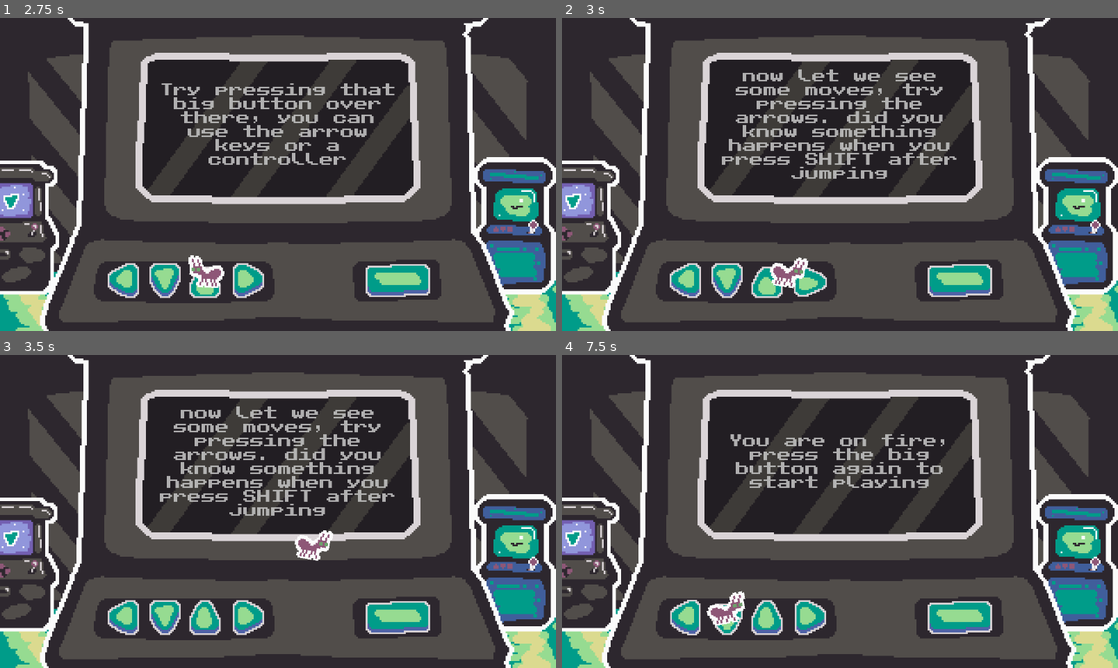
Above: before the commit, frames 1-4 (two rows, left to right).
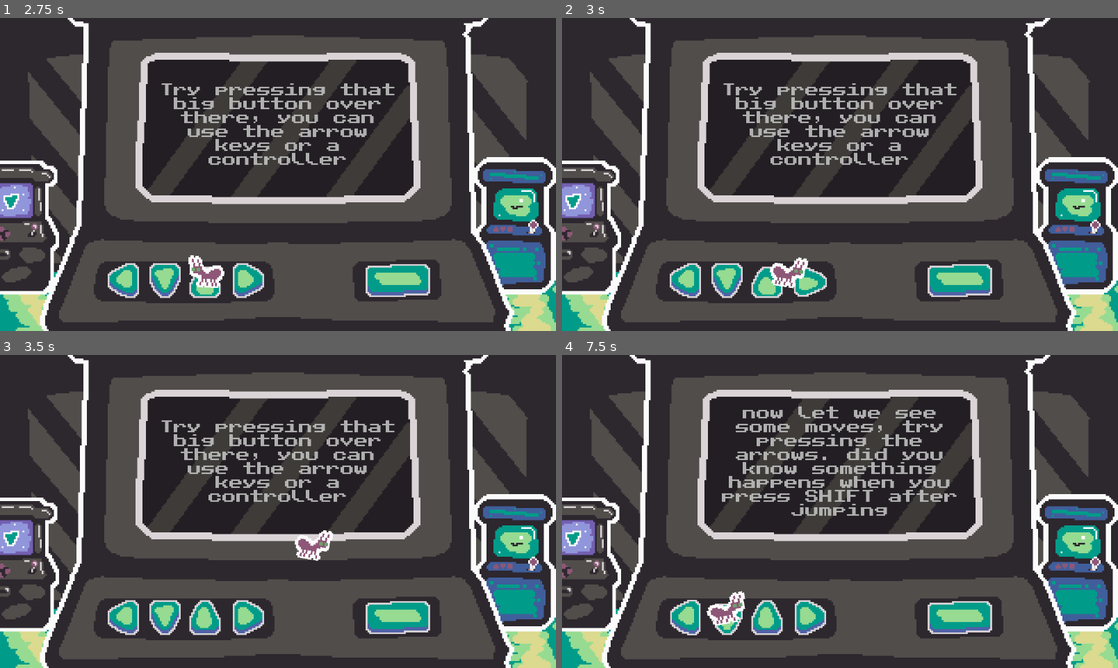
Above: after the commit, the same moments.

Repository: Renan-G-projec/LittleJameGam
Game: Godot game, scene res://scenes/menu.tscn
Same seed, same stepped clock (60 frames per second), same inputs: the game is played once before the commit and once after it.
Inputs:
- Up to frame 1 (2.75 s): tap Enter (ui_accept) at 0.5 s; hold Right (ant_move_right) 0.53-2.03 s; tap Shift (ant_dash) at 0.6, 2.1 s; tap Space (ant_jump) at 0.77, 1.52 s; tap . (main_action, bound only before the commit) at 1.35 s; hold A (ant_move_left) from 2.03 s (still down)
- Up to frame 2 (3 s): release A (ant_move_left) at 2.78 s; hold Right (ant_move_right) from 2.78 s (still down); tap . (main_action, bound only before the commit) at 2.85 s
- Up to frame 3 (3.5 s): keep holding Right (ant_move_right); tap Space (ant_jump) at 3.02 s
- Up to frame 4 (7.5 s): tap Shift (ant_dash) at 3.6, 5.1, 6.6 s; tap Space (ant_jump) at 3.77, 4.52, 6.02, 6.77 s; release Right (ant_move_right) at 4.28 s; hold A (ant_move_left) 4.28-5.03 s; tap . (main_action, bound only before the commit) at 4.35, 5.85, 7.35 s; hold Right (ant_move_right) 5.03-5.78 s; tap Enter (ui_accept) at 5.75 s; hold A (ant_move_left) 5.78-7.28 s; hold Right (ant_move_right) from 7.28 s (still down)

Frame 1 is identical in both runs. In frame 2, 3.9% of the frame differs, in the area x 28-71%, y 16-52%; in frame 3, 3.9%; in frame 4, 3.7%.

Commit message:
smol guy

Diff:
--- a/project.godot
+++ b/project.godot
@@ -100,28 +100,19 @@
 }
 directional_right={
 "deadzone": 0.2,
-"events": [Object(InputEventKey,"resource_local_to_scene":false,"resource_name":"","device":-1,"window_id":0,"alt_pressed":false,"shift_pressed":false,"ctrl_pressed":false,"meta_pressed":false,"pressed":false,"keycode":0,"physical_keycode":39,"key_label":0,"unicode":0,"location":0,"echo":false,"script":null)
-]
+"events": []
 }
 directional_left={
 "deadzone": 0.2,
-"events": [Object(InputEventKey,"resource_local_to_scene":false,"resource_name":"","device":-1,"window_id":0,"alt_pressed":false,"shift_pressed":false,"ctrl_pressed":false,"meta_pressed":false,"pressed":false,"keycode":0,"physical_keycode":76,"key_label":0,"unicode":108,"location":0,"echo":false,"script":null)
-]
-}
-directional_up={
-"deadzone": 0.2,
-"events": [Object(InputEventKey,"resource_local_to_scene":false,"resource_name":"","device":-1,"window_id":0,"alt_pressed":false,"shift_pressed":false,"ctrl_pressed":false,"meta_pressed":false,"pressed":false,"keycode":0,"physical_keycode":80,"key_label":0,"unicode":112,"location":0,"echo":false,"script":null)
-]
+"events": []
 }
 directional_down={
 "deadzone": 0.2,
-"events": [Object(InputEventKey,"resource_local_to_scene":false,"resource_name":"","device":-1,"window_id":0,"alt_pressed":false,"shift_pressed":false,"ctrl_pressed":false,"meta_pressed":false,"pressed":false,"keycode":0,"physical_keycode":59,"key_label":0,"unicode":231,"location":0,"echo":false,"script":null)
-]
+"events": []
 }
 main_action={
 "deadzone": 0.2,
-"events": [Object(InputEventKey,"resource_local_to_scene":false,"resource_name":"","device":-1,"window_id":0,"alt_pressed":false,"shift_pressed":false,"ctrl_pressed":false,"meta_pressed":false,"pressed":false,"keycode":0,"physical_keycode":46,"key_label":0,"unicode":46,"location":0,"echo":false,"script":null)
-]
+"events": []
 }
 p={
 "deadzone": 0.2,
